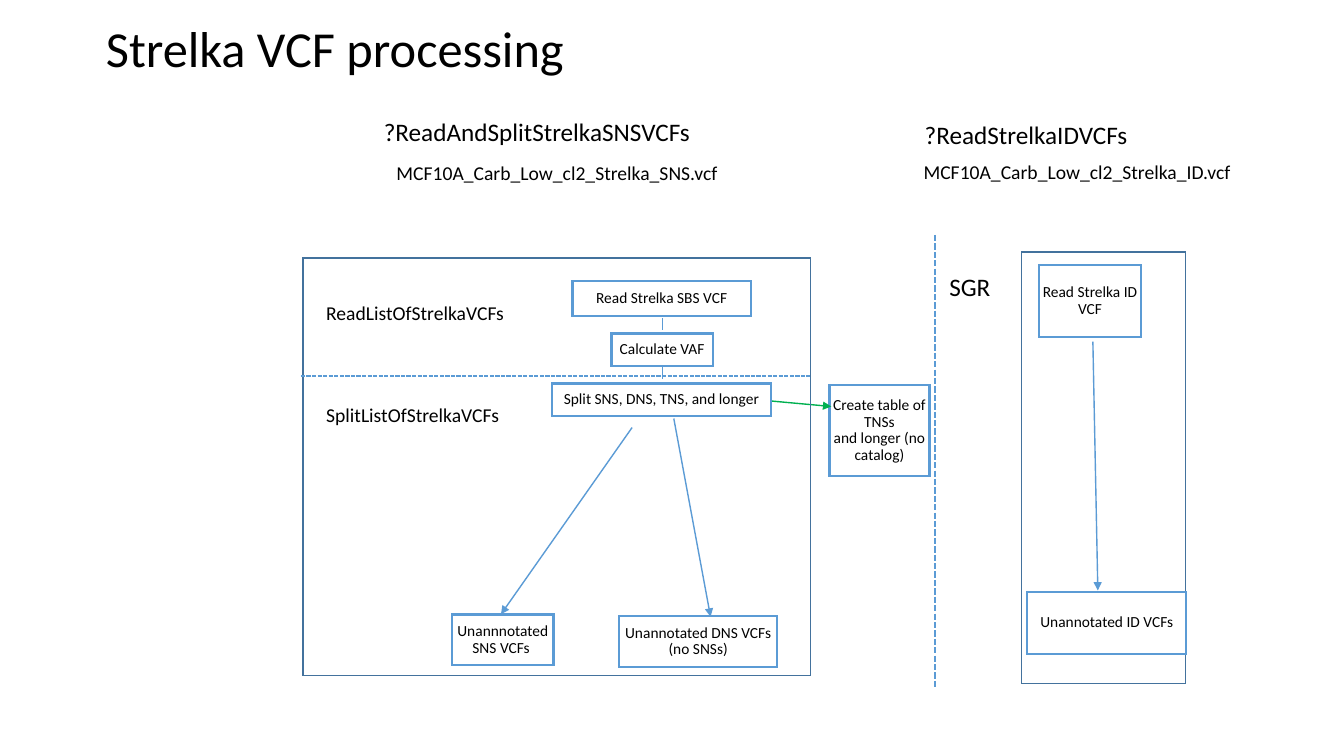
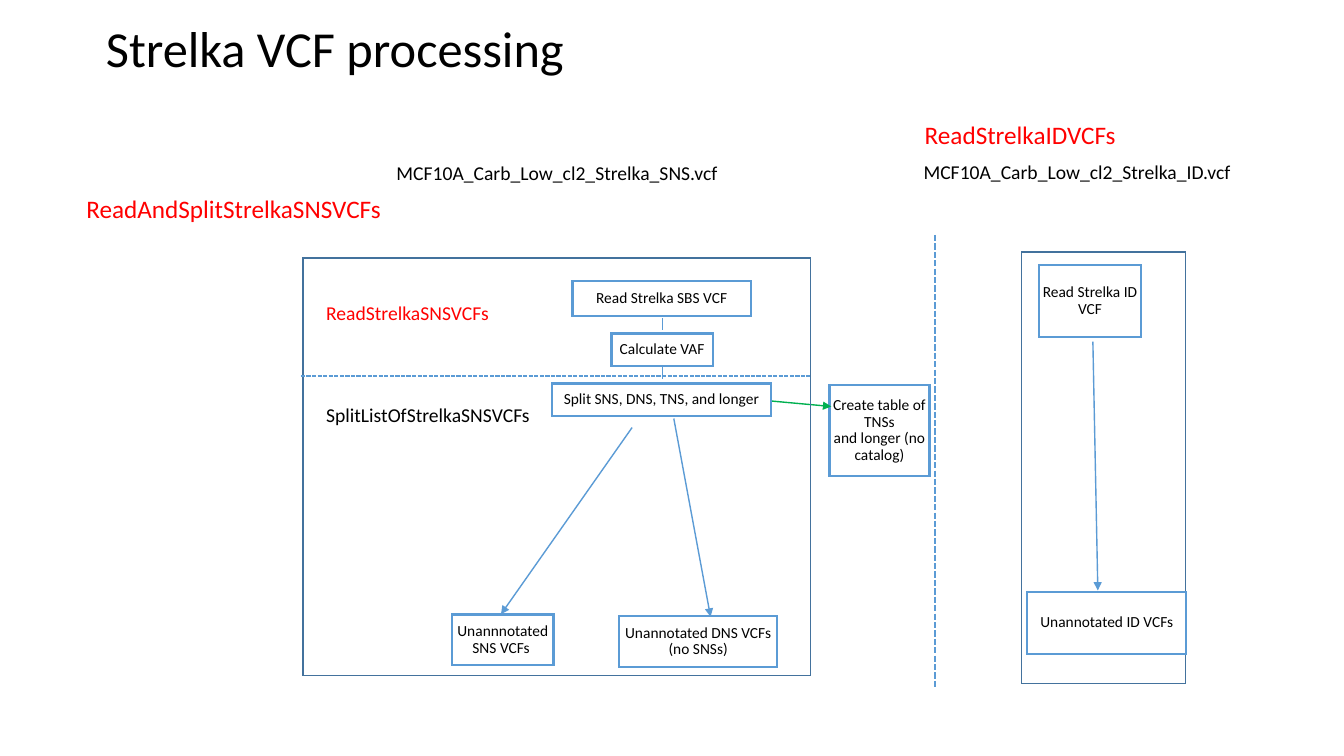
Before and after one commit to steverozen/ICAMS, a slide deck: slide 1 of data-raw/ICAMS-overview.pptx. Drawn at 1344x756 pixels with LibreOffice and Linux fonts; fonts in the diff are those of the drawing. Boxes give left, top, right and bottom in pixels: in the first picture for what was removed or moved away, otherwise in the second. Text is boxed around its words. In the diff, an @@ line names an element or a change of style, - is before the commit and + after.

```diff
--- a/data-raw/ICAMS-overview.pptx
+++ b/data-raw/ICAMS-overview.pptx
@@ text at [925, 126, 1116, 145]: text changed; text colour #000000 to #FF0000 @@
-?ReadStrelkaIDVCFs
+ReadStrelkaIDVCFs
@@ text at [86, 200, 380, 222]: text changed; text colour #000000 to #FF0000 @@
-?ReadAndSplitStrelkaSNSVCFs
+ReadAndSplitStrelkaSNSVCFs
@@ text removed at [949, 279, 990, 296] @@
-SGR
@@ text at [326, 306, 489, 320]: text changed; text colour #000000 to #FF0000 @@
-ReadListOfStrelkaVCFs
+ReadStrelkaSNSVCFs
@@ text at [326, 408, 530, 425]: text changed @@
-SplitListOfStrelkaVCFs
+SplitListOfStrelkaSNSVCFs
```
Also in this commit, not shown: 3 other slides changed, 7 other files.
